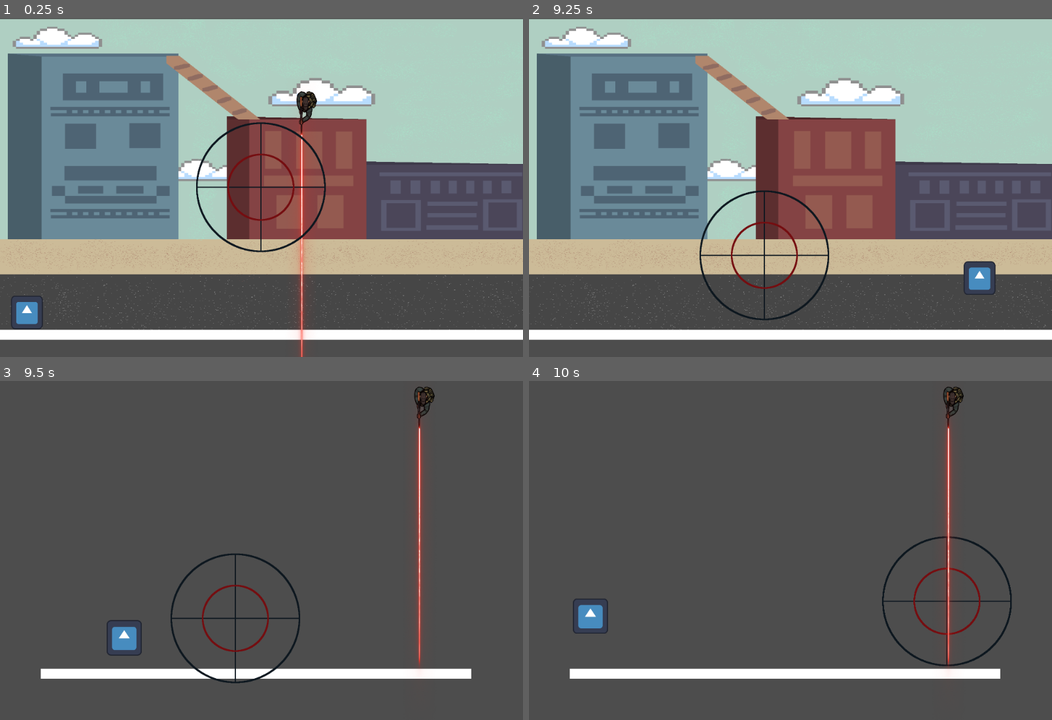
Above: before the commit, frames 1-4 (two rows, left to right).
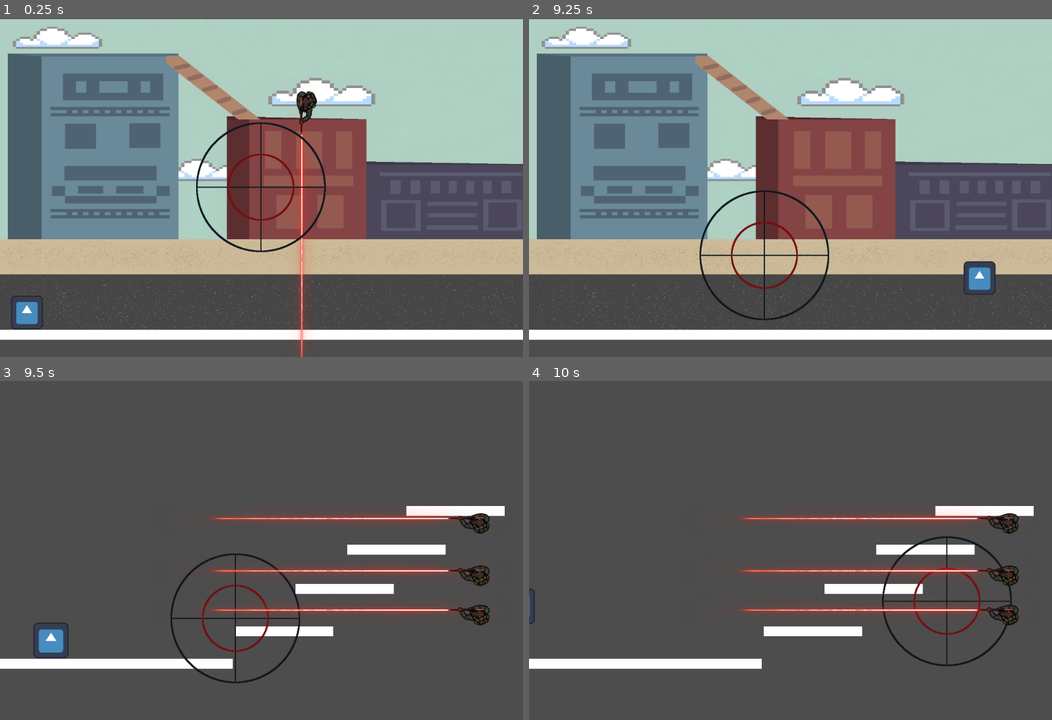
Above: after the commit, the same moments.

Repository: azsocha/Protect-the-VIP
Game: Godot game, scene res://testing.tscn
The game is run twice, just before and just after one commit, with the same random seed, the same clock (stepped at 60 frames per second) and the same inputs. The engine's default icon, where the game draws it, is replaced by a stand-in: a white triangle on a blue panel in a dark square.
Inputs (mouse positions are in pixels of both pictures, inside the frame that each line leads up to):
- Up to frame 1 (0.25 s): no input
- Up to frame 2 (9.25 s): tap Enter at 0.5 s; move the mouse to (905, 170) at 0.52 s; hold Right (move_right) 0.53-2.03 s; click (905, 170) at 0.6 s; tap Space (jump) at 0.77, 1.52, 3.02, 3.77, 4.52, 6.02, 6.77, 7.52, 9.02 s; move the mouse to (685, 204) at 1.27 s; click (685, 204) at 1.35 s; move the mouse to (842, 112) at 2.02 s; hold A (move_left) 2.03-2.78 s; click (842, 112) at 2.1 s; move the mouse to (764, 255) at 2.77 s; hold Right (move_right) 2.78-4.28 s; click (764, 255) at 2.85 s; move the mouse to (947, 238) at 3.52 s; click (947, 238) at 3.6 s; move the mouse to (633, 136) at 4.27 s; hold A (move_left) 4.28-5.03 s; click (633, 136) at 4.35 s; move the mouse to (816, 187) at 5.02 s; hold Right (move_right) 5.03-5.78 s; click (816, 187) at 5.1 s; move the mouse to (712, 102) at 5.77 s; hold A (move_left) 5.78-7.28 s; click (712, 102) at 5.85 s; move the mouse to (905, 170) at 6.52 s; click (905, 170) at 6.6 s; move the mouse to (685, 204) at 7.27 s; hold Right (move_right) from 7.28 s (still down); click (685, 204) at 7.35 s; move the mouse to (842, 112) at 8.02 s; click (842, 112) at 8.1 s; move the mouse to (764, 255) at 8.77 s; click (764, 255) at 8.85 s
- Up to frame 3 (9.5 s): keep holding Right (move_right)
- Up to frame 4 (10 s): move the mouse to (947, 601) at 9.52 s; release Right (move_right) at 9.53 s; hold A (move_left) from 9.53 s (still down); click (947, 601) at 9.6 s; tap Space (jump) at 9.77 s

Frames 1-2 are identical in both runs. In frame 3, 11% of the frame differs, in the area x 0-97%, y 1-88%; in frame 4, 10%.

Commit message:
Level 1 Design
No goal yet

Diff:
--- a/team-3-final-project/Level1.tscn
+++ b/team-3-final-project/Level1.tscn
@@ -9,23 +9,59 @@
 [node name="Level 1" type="Node2D"]
 
 [node name="platform" parent="." instance=ExtResource("1_82bnj")]
-position = Vector2(80, 551)
-scale = Vector2(4.38889, 1)
+position = Vector2(-116, 532)
+scale = Vector2(3, 1)
+
+[node name="platform2" parent="." instance=ExtResource("1_82bnj")]
+position = Vector2(450, 470)
+
+[node name="platform3" parent="." instance=ExtResource("1_82bnj")]
+position = Vector2(566, 389)
+
+[node name="platform4" parent="." instance=ExtResource("1_82bnj")]
+position = Vector2(665, 314)
+
+[node name="platform5" parent="." instance=ExtResource("1_82bnj")]
+position = Vector2(778, 240)
 
 [node name="player" parent="." instance=ExtResource("2_4yyxw")]
-position = Vector2(182, 475)
+position = Vector2(42, 489)
 scale = Vector2(0.526316, 0.529412)
 
 [node name="player_2" parent="." instance=ExtResource("3_5ldi5")]
 position = Vector2(310, 227)
 
 [node name="Sniper" parent="." instance=ExtResource("4_n34q8")]
-position = Vector2(814, 47)
+position = Vector2(900, 450)
+rotation = 3.14159
+
+[node name="StaticBody2D" parent="Sniper" index="1"]
+position = Vector2(19.8377, 11.5896)
+
+[node name="Sniper2" parent="." instance=ExtResource("4_n34q8")]
+position = Vector2(900, 375)
+rotation = 3.14159
+
+[node name="StaticBody2D" parent="Sniper2" index="1"]
+position = Vector2(19.8377, 11.5896)
+
+[node name="Sniper3" parent="." instance=ExtResource("4_n34q8")]
+position = Vector2(900, 275)
+rotation = 3.14159
+
+[node name="StaticBody2D" parent="Sniper3" index="1"]
+position = Vector2(19.8377, 11.5896)
 
 [node name="dead" parent="." instance=ExtResource("5_g6ajj")]
 
 [connection signal="died" from="player" to="dead" method="_on_area_2d_died"]
 [connection signal="died" from="Sniper/Sprite2D/Area2D" to="player" method="_on_area_2d_died"]
 [connection signal="died" from="Sniper/Sprite2D/Area2D" to="dead" method="_on_area_2d_died"]
+[connection signal="died" from="Sniper2/Sprite2D/Area2D" to="player" method="_on_area_2d_died"]
+[connection signal="died" from="Sniper2/Sprite2D/Area2D" to="dead" method="_on_area_2d_died"]
+[connection signal="died" from="Sniper3/Sprite2D/Area2D" to="player" method="_on_area_2d_died"]
+[connection signal="died" from="Sniper3/Sprite2D/Area2D" to="dead" method="_on_area_2d_died"]
 
 [editable path="Sniper"]
+[editable path="Sniper2"]
+[editable path="Sniper3"]
--- a/team-3-final-project/sniper.tscn
+++ b/team-3-final-project/sniper.tscn
@@ -6,9 +6,10 @@
 [ext_resource type="Script" path="res://death_laser.gd" id="3_m7l6r"]
 
 [sub_resource type="CapsuleShape2D" id="CapsuleShape2D_wup0p"]
-radius = 10.1241
+radius = 10.1677
 
 [sub_resource type="CircleShape2D" id="CircleShape2D_cm8vw"]
+radius = 11.1388
 
 [node name="Sniper" type="Sprite2D"]
 position = Vector2(496, 49)
